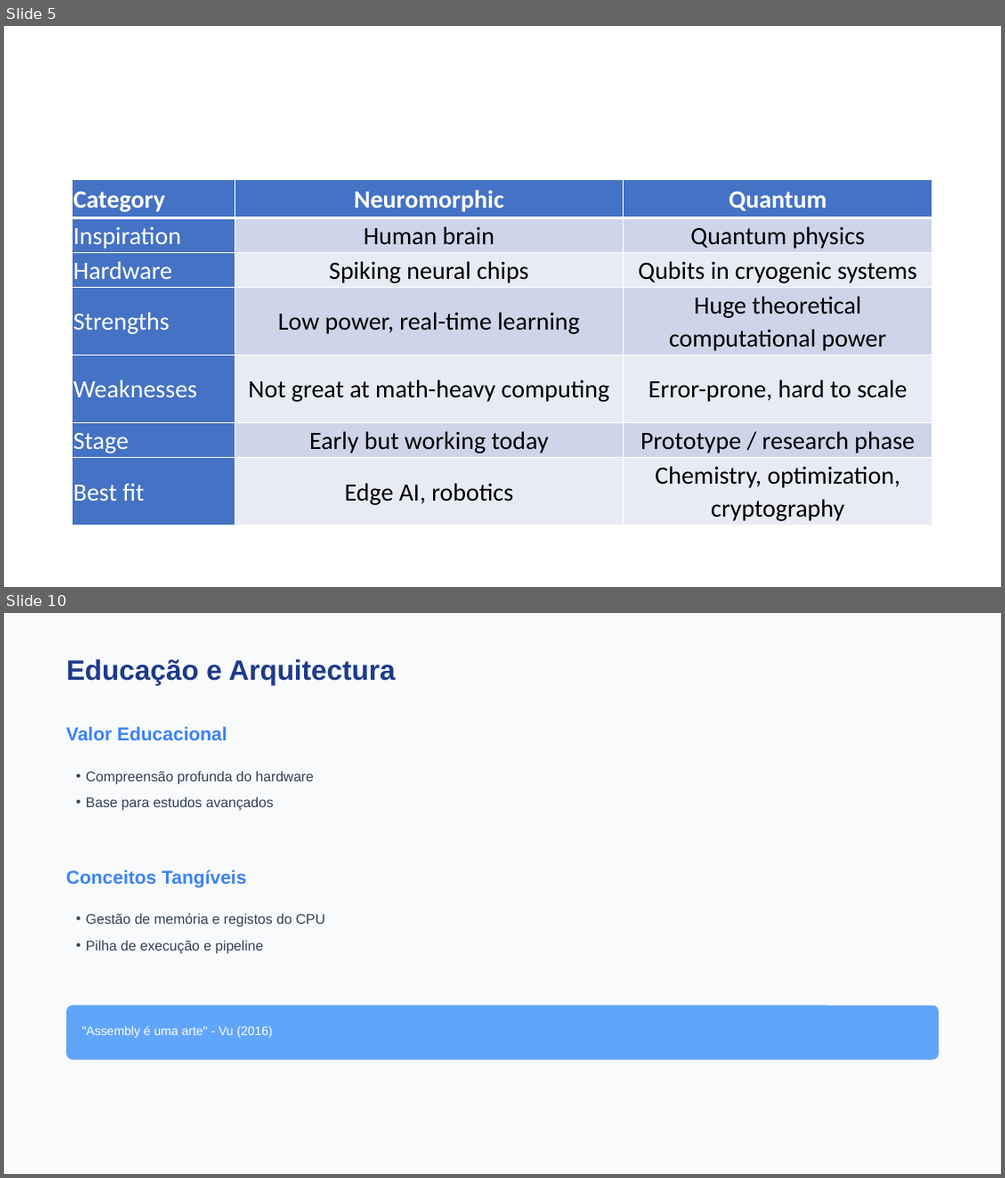
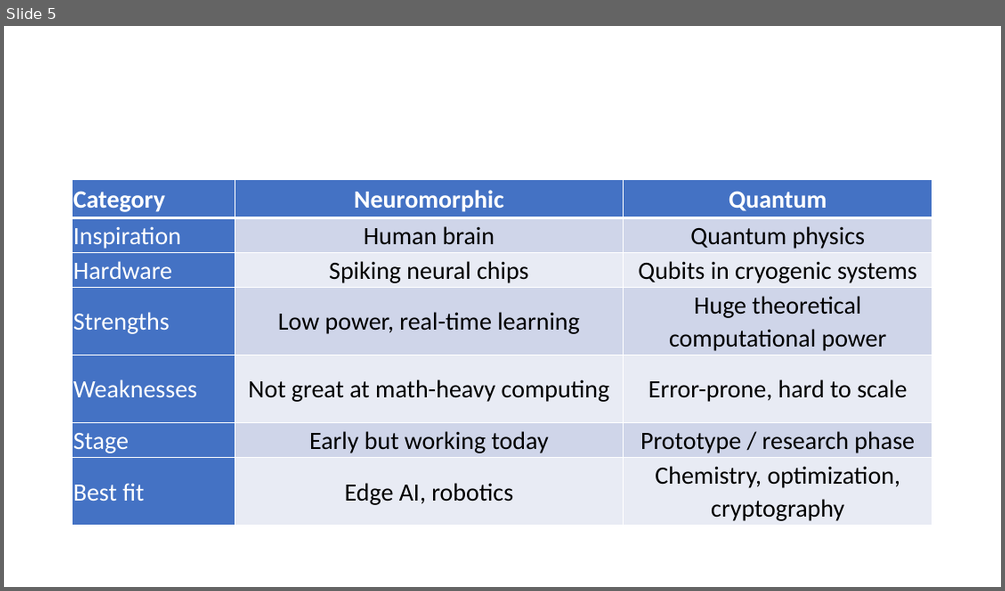
Before and after one commit to FabioRodrigues0/Faculdade, a slide deck: acomp/trabalhos_praticos/Apresentação ADC - Assembly.pptx. Shown one above the other, each under a label of ours: slides 5 and 10 before the commit, slide 5 after it; the slides between them are not shown. The pictures are 1005x1178 and 1005x591 pixels, drawn with LibreOffice and Linux fonts; fonts in the diff are those of the drawing. Boxes give left, top, right and bottom in pixels: in the first picture for what was removed or moved away, otherwise in the second. Text is boxed around its words. In the diff, an @@ line names an element or a change of style, - is before the commit and + after.

```diff
--- a/acomp/trabalhos_praticos/Apresentação ADC - Assembly.pptx
+++ b/acomp/trabalhos_praticos/Apresentação ADC - Assembly.pptx
@@ slide 10 removed at (4,613,1001,1174), background #F8FAFC @@
@@ text removed at (66,659,396,685) @@
-Educação e Arquitectura
@@ text removed at (66,726,227,740) @@
-Valor Educacional
@@ text removed at (86,771,314,811) @@
-• Compreensão profunda do hardware
-• Base para estudos avançados
@@ text removed at (66,869,246,887) @@
-Conceitos Tangíveis
@@ text removed at (86,913,325,954) @@
-• Gestão de memória e registos do CPU
-• Pilha de execução e pipeline
@@ rounded rectangle removed at (66,1005,938,1060) @@
@@ text removed at (82,1025,273,1038) @@
-"Assembly é uma arte" - Vu (2016)
```
Also in this commit, not shown: 4 slides changed, 1 other slide removed.
